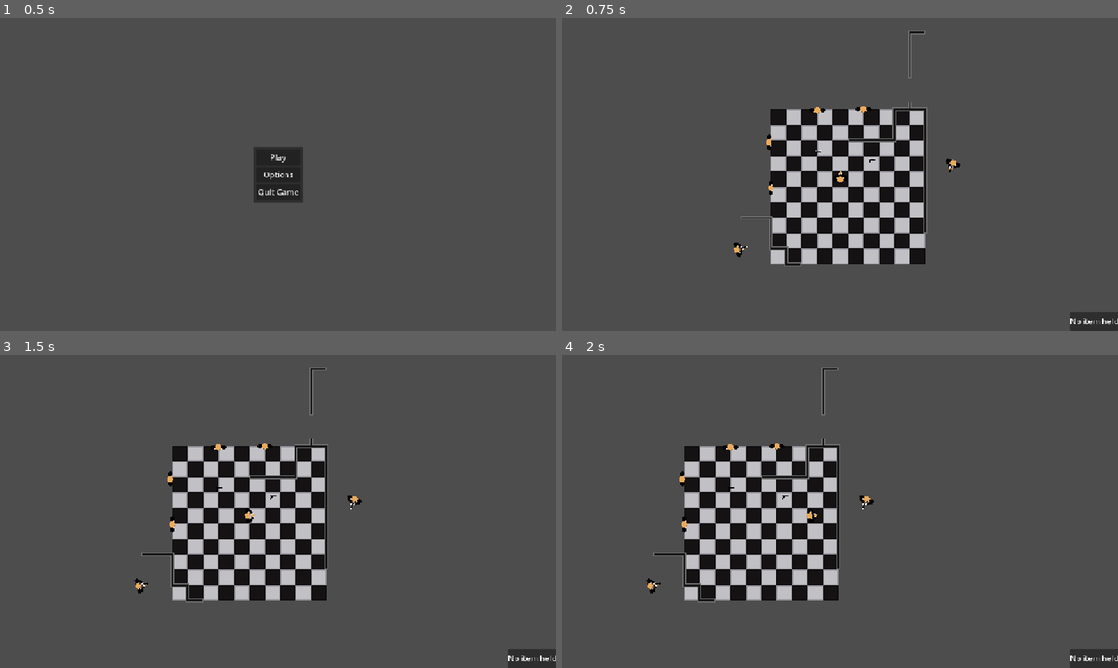
Above: before the commit, frames 1-4 (two rows, left to right).
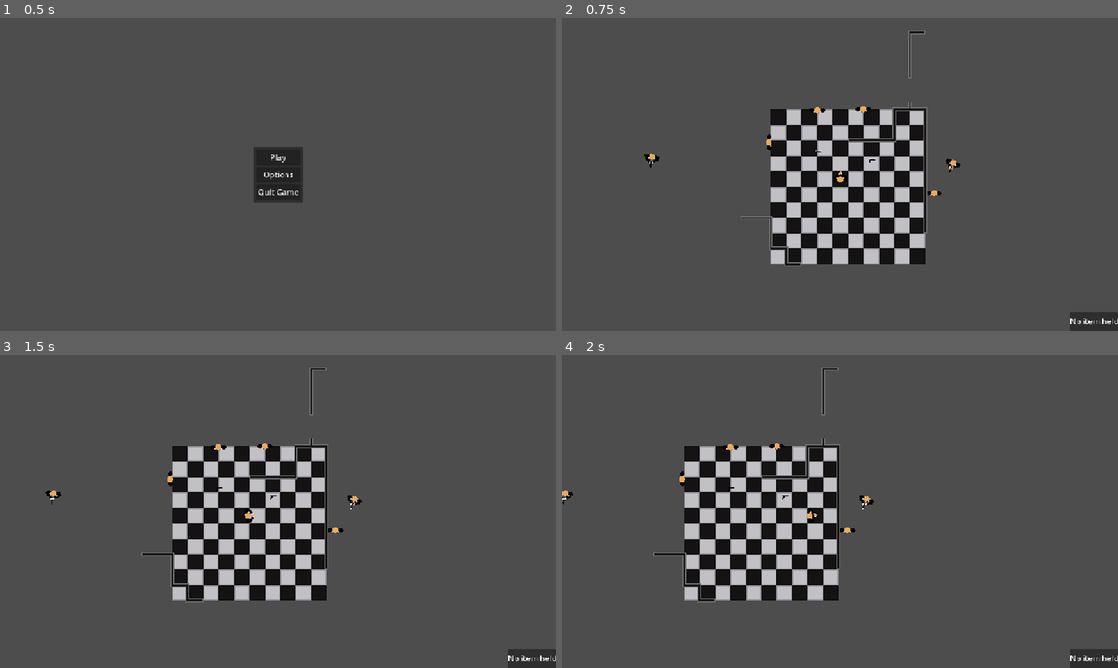
Above: after the commit, the same moments.

Repository: sparkworm/STATE
Game: Godot game, scene res://scenes/game.tscn
The game is run twice, just before and just after one commit, with the same random seed, the same clock (stepped at 60 frames per second) and the same inputs.
Inputs (mouse positions are in pixels of both pictures, inside the frame that each line leads up to):
- Up to frame 1 (0.5 s): no input
- Up to frame 2 (0.75 s): click "Play" at 0.5 s
- Up to frame 3 (1.5 s): tap Enter at 1.25 s; move the mouse to (400, 495) at 1.27 s; press the mouse at (400, 495) at 1.28 s; hold D (move_right) from 1.28 s (still down)
- Up to frame 4 (2 s): keep holding D (move_right)

Frame 1 is identical in both runs. In frame 2, 0.2% of the frame differs, in the area x 14-69%, y 43-77%; in frame 3, 0.2%, in the area x 8-62%, y 43-77%; in frame 4, 0.2%.

Commit message:
Added basic manual avoidance.  Still needs some testing probably

Diff:
--- a/project_time.json
+++ b/project_time.json
@@ -1,14 +1,14 @@
 {
-  "2D": 14126.0,
+  "2D": 14720.0,
   "3D": 0.0,
-  "ASSETLIB": 28.0,
-  "GAME": 17986.0,
-  "SCRIPT": 78134.0,
+  "ASSETLIB": 229.0,
+  "GAME": 19178.0,
+  "SCRIPT": 79270.0,
   "current_screen": "Script",
-  "external_time": 33219.0,
+  "external_time": 36486.0,
   "idle_time": 881.0,
   "idle_time_out": 5.0,
-  "project_time": 110292.0,
+  "project_time": 113415.0,
   "rest_time_enabled": false,
   "rest_time_value": 15.0
 }
--- a/scenes/characters/guard_01.tscn
+++ b/scenes/characters/guard_01.tscn
@@ -1,10 +1,11 @@
-[gd_scene load_steps=14 format=3 uid="uid://cjkq64ugh8t4k"]
+[gd_scene load_steps=16 format=3 uid="uid://cjkq64ugh8t4k"]
 
 [ext_resource type="PackedScene" uid="uid://bou5t0p158o7h" path="res://scenes/parent/character.tscn" id="1_367j4"]
 [ext_resource type="Texture2D" uid="uid://drgyodho8wjm6" path="res://textures/character/shoulders_1.png" id="2_2gffd"]
 [ext_resource type="PackedScene" uid="uid://c7eup1hsit4r" path="res://scenes/wieldable/glock_17.tscn" id="2_5a511"]
 [ext_resource type="PackedScene" uid="uid://dymb8c6bx25oj" path="res://scenes/components/line_of_sight_check.tscn" id="3_j2y55"]
 [ext_resource type="Texture2D" uid="uid://dgey3cy1dkivx" path="res://textures/character/arms_1.png" id="3_tyweb"]
+[ext_resource type="PackedScene" uid="uid://conx4q12a5sjb" path="res://scenes/components/avoidance_area.tscn" id="3_xce6l"]
 [ext_resource type="Texture2D" uid="uid://d0gk2kblt6qpi" path="res://textures/character/head_1.png" id="4_5a511"]
 [ext_resource type="PackedScene" uid="uid://b5hlndy15fs0n" path="res://scenes/components/sound_detector.tscn" id="4_7g2o4"]
 [ext_resource type="Script" uid="uid://c2hr3xp4wr5mq" path="res://scenes/components/state_machine/state_machine.gd" id="5_tyweb"]
@@ -13,6 +14,9 @@
 [ext_resource type="PackedScene" uid="uid://cg8i0i5xnn4ss" path="res://scenes/components/state_machine/attack_state.tscn" id="9_jh88t"]
 [ext_resource type="PackedScene" uid="uid://b8lfamyxupwxt" path="res://scenes/components/state_machine/investigate_state.tscn" id="11_jh88t"]
 [ext_resource type="PackedScene" uid="uid://ckryfj374koy0" path="res://scenes/components/state_machine/scanning_state.tscn" id="12_ibshv"]
+
+[sub_resource type="CircleShape2D" id="CircleShape2D_w5xus"]
+radius = 20.0
 
 [node name="Guard01" groups=["enemy"] instance=ExtResource("1_367j4")]
 character_name = "Guard"
@@ -25,10 +29,19 @@
 path_desired_distance = 4.0
 target_desired_distance = 4.0
 avoidance_enabled = true
+radius = 12.0
+neighbor_distance = 100.0
+max_speed = 50.0
+debug_enabled = true
 
-[node name="LineOfSightCheck" parent="." index="3" instance=ExtResource("3_j2y55")]
+[node name="AvoidanceArea" parent="." index="2" instance=ExtResource("3_xce6l")]
 
-[node name="SoundDetector" parent="." index="4" instance=ExtResource("4_7g2o4")]
+[node name="CollisionShape2D" type="CollisionShape2D" parent="AvoidanceArea" index="0"]
+shape = SubResource("CircleShape2D_w5xus")
+
+[node name="LineOfSightCheck" parent="." index="4" instance=ExtResource("3_j2y55")]
+
+[node name="SoundDetector" parent="." index="5" instance=ExtResource("4_7g2o4")]
 monitoring = false
 
 [node name="Torso" parent="Body" index="1"]
@@ -51,7 +64,7 @@
 [node name="CollisionPolygon2D" type="CollisionPolygon2D" parent="Body/Head/VisionCone" index="0"]
 polygon = PackedVector2Array(0, 0, 200, -75, 225, 0, 200, 75)
 
-[node name="Controller" parent="." index="8" node_paths=PackedStringArray("active_state", "target")]
+[node name="Controller" parent="." index="9" node_paths=PackedStringArray("active_state", "target")]
 script = ExtResource("5_tyweb")
 active_state = NodePath("GuardState")
 target = NodePath("..")
@@ -64,9 +77,10 @@
 attack_state = NodePath("../AttackState")
 investigate_state = NodePath("../InvestigateState")
 
-[node name="PursueState" parent="Controller" index="1" node_paths=PackedStringArray("los_check", "nav_agent", "nav_timer", "attack_state", "investigate_state") instance=ExtResource("8_j2y55")]
+[node name="PursueState" parent="Controller" index="1" node_paths=PackedStringArray("los_check", "nav_agent", "avoidance_area", "nav_timer", "attack_state", "investigate_state") instance=ExtResource("8_j2y55")]
 los_check = NodePath("../../LineOfSightCheck")
 nav_agent = NodePath("../../NavigationAgent")
+avoidance_area = NodePath("../../AvoidanceArea")
 nav_timer = NodePath("../../NavTimer")
 attack_state = NodePath("../AttackState")
 investigate_state = NodePath("../InvestigateState")
@@ -77,10 +91,11 @@
 investigate_state = NodePath("../InvestigateState")
 guard_state = NodePath("../GuardState")
 
-[node name="InvestigateState" parent="Controller" index="3" node_paths=PackedStringArray("vision_cone", "los_check", "nav_agent", "nav_timer", "pursue_state", "scanning_state") instance=ExtResource("11_jh88t")]
+[node name="InvestigateState" parent="Controller" index="3" node_paths=PackedStringArray("vision_cone", "los_check", "nav_agent", "avoidance_area", "nav_timer", "pursue_state", "scanning_state") instance=ExtResource("11_jh88t")]
 vision_cone = NodePath("../../Body/Head/VisionCone")
 los_check = NodePath("../../LineOfSightCheck")
 nav_agent = NodePath("../../NavigationAgent")
+avoidance_area = NodePath("../../AvoidanceArea")
 nav_timer = NodePath("../../NavTimer")
 pursue_state = NodePath("../PursueState")
 scanning_state = NodePath("../ScanningState")
--- /dev/null
+++ b/scenes/components/avoidance_area.gd
@@ -0,0 +1,19 @@
+## Manual implementation of avoidance.  Detects fellow bodies within the area and calculates a
+## force pointing away from neighboring bodies, inversely proportional in magnitude to the
+## distance to neighboring bodies.
+class_name AvoidanceArea
+extends Area2D
+
+@export var repulsion_coefficient: float = 100.0
+
+func calculate_repulsion() -> Vector2:
+	var repulse_vector: Vector2
+	for body in get_overlapping_bodies():
+		if body is Character and body != get_parent():
+			# set vec to the vec from body to self
+			var vec := global_position - body.global_position
+			# Set vec to normal vector divided by distance to body.
+			vec = vec / pow(vec.length(), 2)
+			repulse_vector += vec
+	repulse_vector *= repulsion_coefficient
+	return repulse_vector
--- /dev/null
+++ b/scenes/components/avoidance_area.tscn
@@ -0,0 +1,8 @@
+[gd_scene load_steps=2 format=3 uid="uid://conx4q12a5sjb"]
+
+[ext_resource type="Script" uid="uid://s0ovvyvs522n" path="res://scenes/components/avoidance_area.gd" id="1_4bvnw"]
+
+[node name="AvoidanceArea" type="Area2D"]
+collision_layer = 0
+collision_mask = 2
+script = ExtResource("1_4bvnw")
--- a/scenes/components/sound_emission.tscn
+++ b/scenes/components/sound_emission.tscn
@@ -3,6 +3,7 @@
 [ext_resource type="Script" uid="uid://dgi04fse8tacm" path="res://scenes/components/sound_emission.gd" id="1_r8t2w"]
 
 [node name="SoundEmission" type="Area2D"]
+visible = false
 collision_layer = 0
 collision_mask = 32
 monitorable = false
--- a/scenes/components/state_machine/investigate_state.gd
+++ b/scenes/components/state_machine/investigate_state.gd
@@ -9,6 +9,8 @@
 @export var los_check: LineOfSightCheck
 ## The navigator for target
 @export var nav_agent: NavigationAgent2D
+## Area for applying avoidance forces
+@export var avoidance_area: AvoidanceArea
 ## Calls an update to navigation on every timeout
 @export var nav_timer: Timer
 ## The speed the target will travel at to reach in point of investigation
@@ -65,11 +67,13 @@
 
 	var direction = (nav_agent.get_next_path_position() - target.global_position).normalized()
 	target.velocity = direction * investigate_speed
+	target.velocity += avoidance_area.calculate_repulsion()
 
 func safe_velocity_calculated(safe_velocity: Vector2) -> void:
 	if safe_velocity != Vector2.ZERO:
-		print("safe velocity: ", safe_velocity)
-		target.velocity = safe_velocity# * investigate_speed
+		pass
+		#print("safe velocity: ", safe_velocity)
+		#target.velocity = safe_velocity# * investigate_speed
 
 
 func dist_to_inv_target() -> float:
@@ -77,7 +81,7 @@
 
 ## Called when the state is made active
 func _enter(args:={}) -> void:
-	nav_agent.velocity_computed.connect(safe_velocity_calculated)
+	#nav_agent.velocity_computed.connect(safe_velocity_calculated)
 	if args.has("investigate_target") and args["investigate_target"] != null:
 		investigate_target = args["investigate_target"]
 		nav_agent.target_position = investigate_target
@@ -96,4 +100,4 @@
 ## Called before state is made inactive
 func _exit() -> void:
 	nav_timer.timeout.disconnect(nav_update)
-	nav_agent.velocity_computed.disconnect(safe_velocity_calculated)
+	#nav_agent.velocity_computed.disconnect(safe_velocity_calculated)
--- a/scenes/components/state_machine/pursue_state.gd
+++ b/scenes/components/state_machine/pursue_state.gd
@@ -7,6 +7,8 @@
 @export var los_check: LineOfSightCheck
 ## The navigator for target
 @export var nav_agent: NavigationAgent2D
+## Area for applying avoidance forces
+@export var avoidance_area: AvoidanceArea
 ## Calls an update to navigation on every timeout
 @export var nav_timer: Timer
 ## The maximum distance the enemy can be for the guard to initiate an attack.  Any further and
@@ -55,6 +57,7 @@
 
 	var direction = (nav_agent.get_next_path_position() - target.global_position).normalized()
 	target.velocity = direction * pursue_speed
+	target.velocity += avoidance_area.calculate_repulsion()
 
 ## Called when the state is made active
 func _enter(args:={}) -> void:
--- a/scenes/levels/test_level.tscn
+++ b/scenes/levels/test_level.tscn
@@ -71,15 +71,16 @@
 position = Vector2(-74, -38)
 
 [node name="TestDummy4" parent="Characters" index="4" instance=ExtResource("4_v45ci")]
-position = Vector2(-72, 9)
+position = Vector2(97, 15)
+rotation = 1.57178
 
 [node name="Guard01" parent="Characters" index="5" instance=ExtResource("5_48ne7")]
 position = Vector2(117, -17)
 rotation = 1.94912
 
 [node name="Guard02" parent="Characters" index="6" instance=ExtResource("5_48ne7")]
-position = Vector2(-107, 73)
-rotation = -0.294992
+position = Vector2(-195, -23)
+rotation = 1.76566
 
 [node name="Camera" parent="." index="9"]
 zoom = Vector2(2, 2)
Not shown, added: scenes/components/avoidance_area.gd.uid
